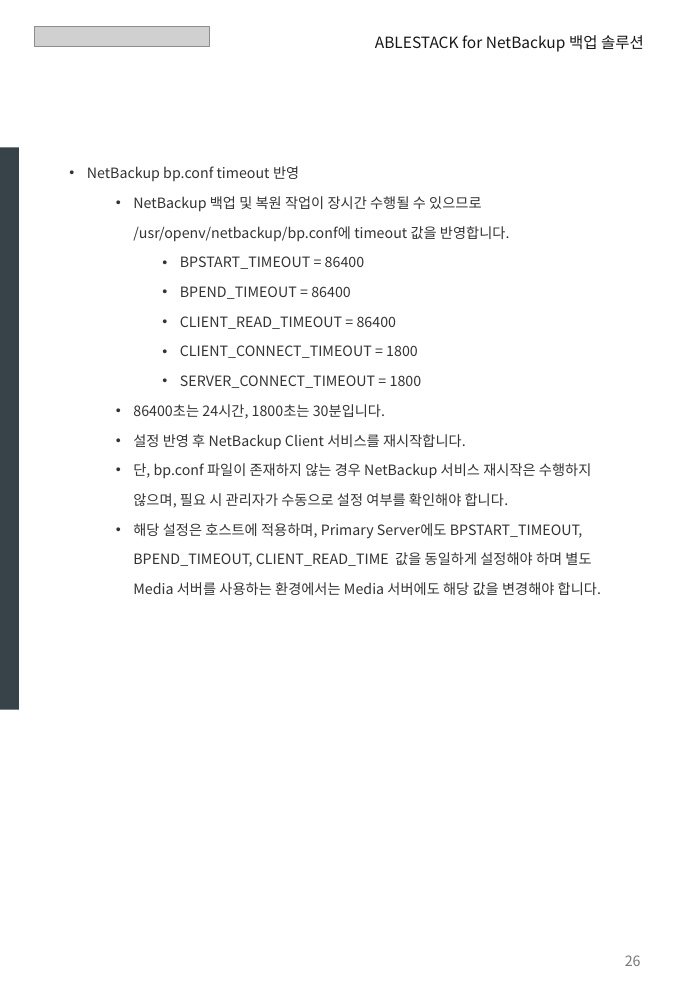
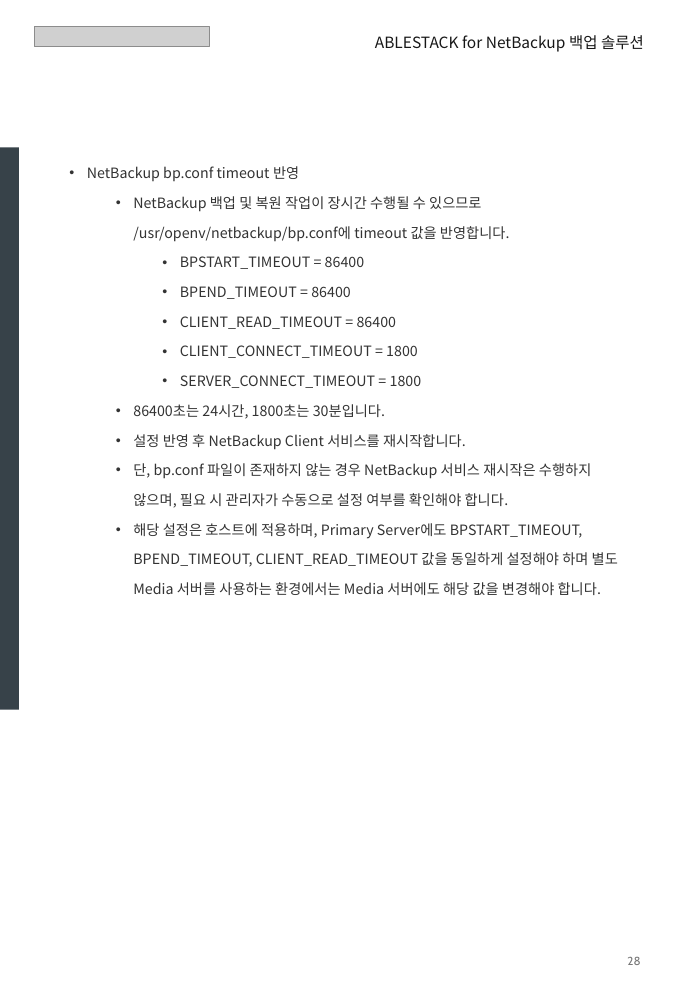
Before and after one commit to Dajeong-Park/ablestack-cloud, a slide deck: slide 28 of outputs/ABLESTACK_NetBackup_Europa_Update_Reviewed.pptx. Drawn at 698x1008 pixels with LibreOffice and Linux fonts; fonts in the diff are those of the drawing; grey boxes stand for pictures. Boxes give left, top, right and bottom in pixels: in the first picture for what was removed or moved away, otherwise in the second. Text is boxed around its words. In the diff, an @@ line names an element or a change of style, - is before the commit and + after.

```diff
--- a/outputs/ABLESTACK_NetBackup_Europa_Update_Reviewed.pptx
+++ b/outputs/ABLESTACK_NetBackup_Europa_Update_Reviewed.pptx
@@ text at (133, 523, 618, 595): text changed @@
-• 해당 설정은 호스트에 적용하며, Primary Server에도 BPSTART_TIMEOUT, BPEND_TIMEOUT, CLIENT_READ_TIME 값을 동일하게 설정해야 하며 별도 Media 서버를 사용하는 환경에서는 Media 서버에도 해당 값을 변경해야 합니다.
+• 해당 설정은 호스트에 적용하며, Primary Server에도 BPSTART_TIMEOUT, BPEND_TIMEOUT, CLIENT_READ_TIMEOUT 값을 동일하게 설정해야 하며 별도 Media 서버를 사용하는 환경에서는 Media 서버에도 해당 값을 변경해야 합니다.
@@ text at (627, 957, 640, 965): text changed; size 11 to 9 pt; font Noto Sans CJK KR to Cabin @@
-26
+28
```
Also in this commit, not shown: 32 other slides changed, 48 other files.
